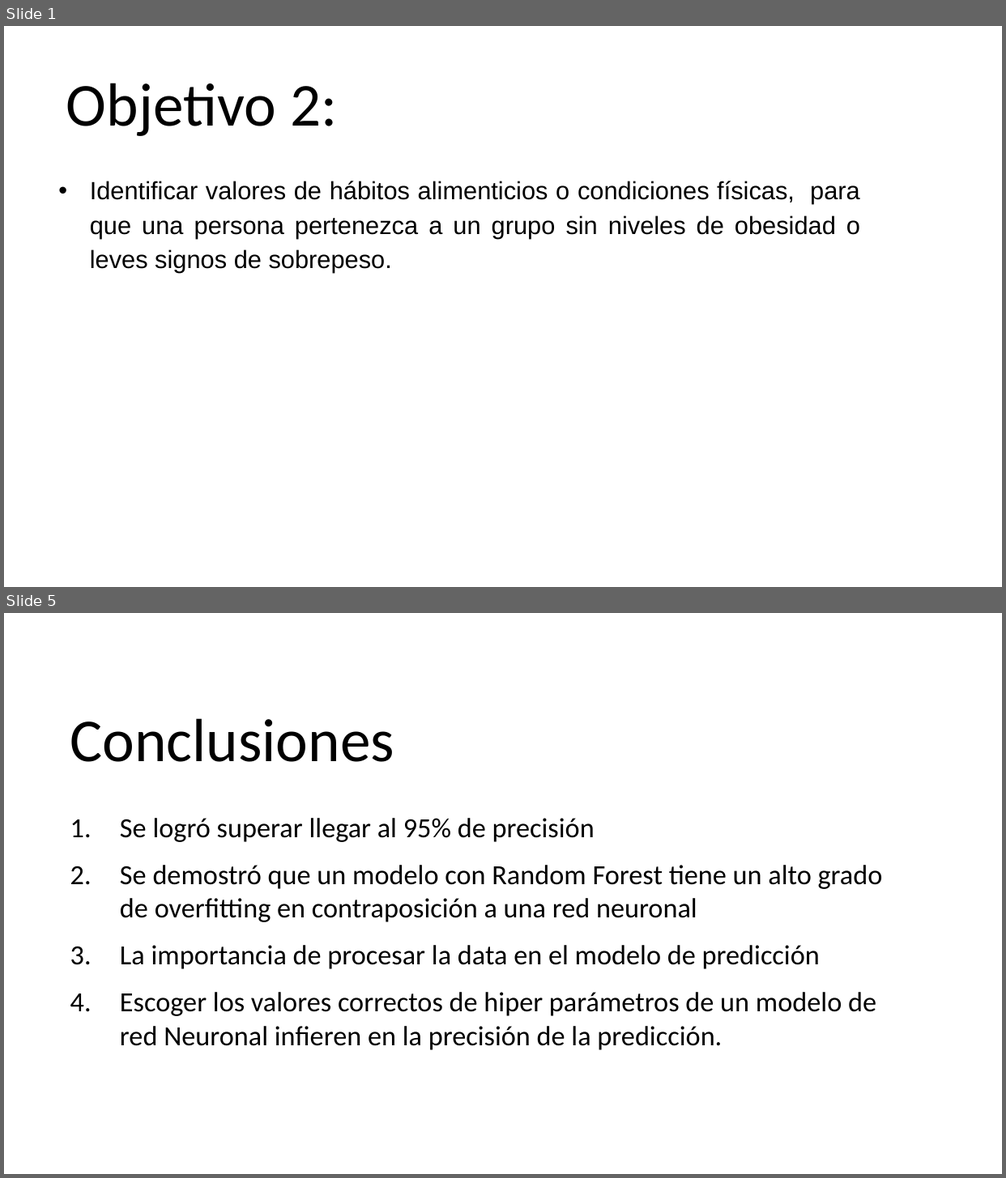
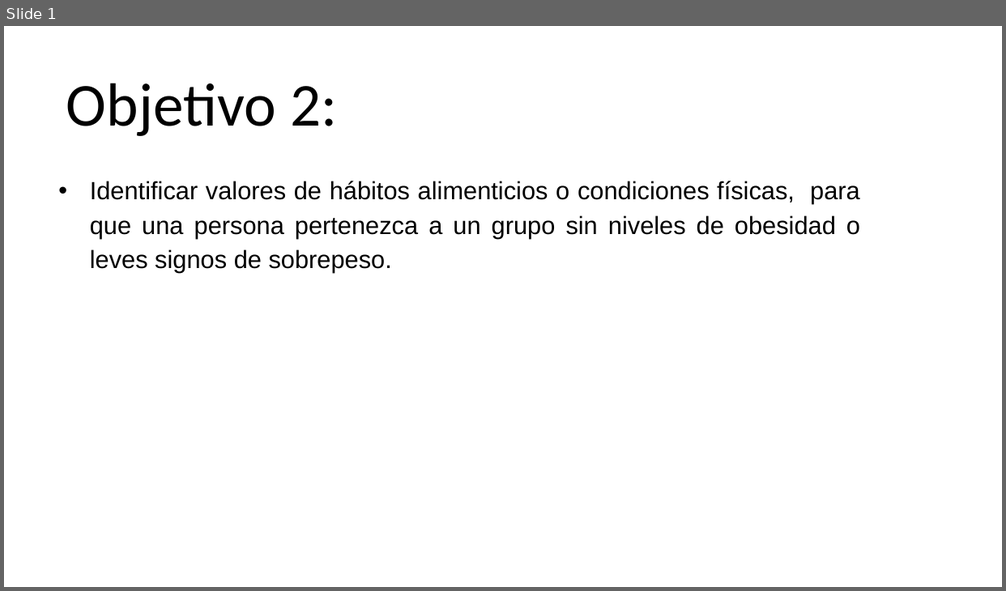
Before and after one commit to niwdehu/ProyectoFinal_INF648, a slide deck: Docs/4.0Clusters.pptx. Shown one above the other, each under a label of ours: slides 1 and 5 before the commit, slide 1 after it; the slides between them are not shown. The pictures are 1006x1178 and 1006x591 pixels, drawn with LibreOffice and Linux fonts; fonts in the diff are those of the drawing. Boxes give left, top, right and bottom in pixels: in the first picture for what was removed or moved away, otherwise in the second. Text is boxed around its words. In the diff, an @@ line names an element or a change of style, - is before the commit and + after.

```diff
--- a/Docs/4.0Clusters.pptx
+++ b/Docs/4.0Clusters.pptx
@@ slide 5 removed at (4, 613, 1002, 1174), background #FFFFFF @@
@@ text removed at (70, 718, 394, 762) @@
-Conclusiones
@@ text removed at (120, 818, 883, 1050) @@
-1. Se logró superar llegar al 95% de precisión
-2. Se demostró que un modelo con Random Forest tiene un alto grado de overfitting en contraposición a una red neuronal
-3. La importancia de procesar la data en el modelo de predicción
-4. Escoger los valores correctos de hiper parámetros de un modelo de red Neuronal infieren en la precisión de la predicción.
```
Also in this commit, not shown: 3 slides changed, 1 other slide removed, 1 other file.
